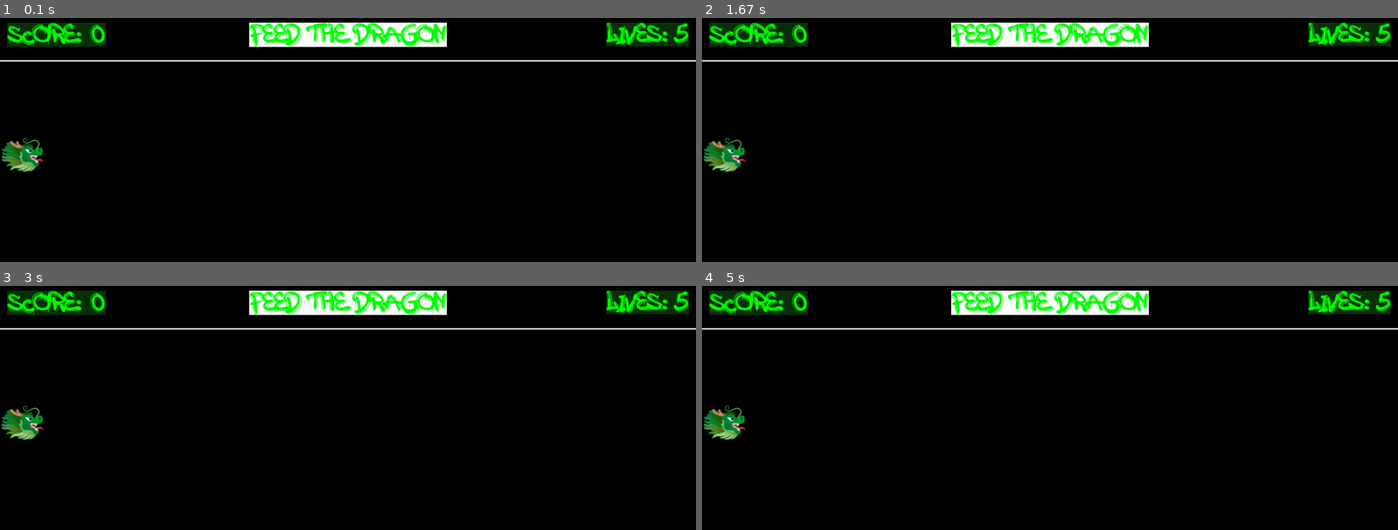
Above: before the commit, frames 1-4 (two rows, left to right).
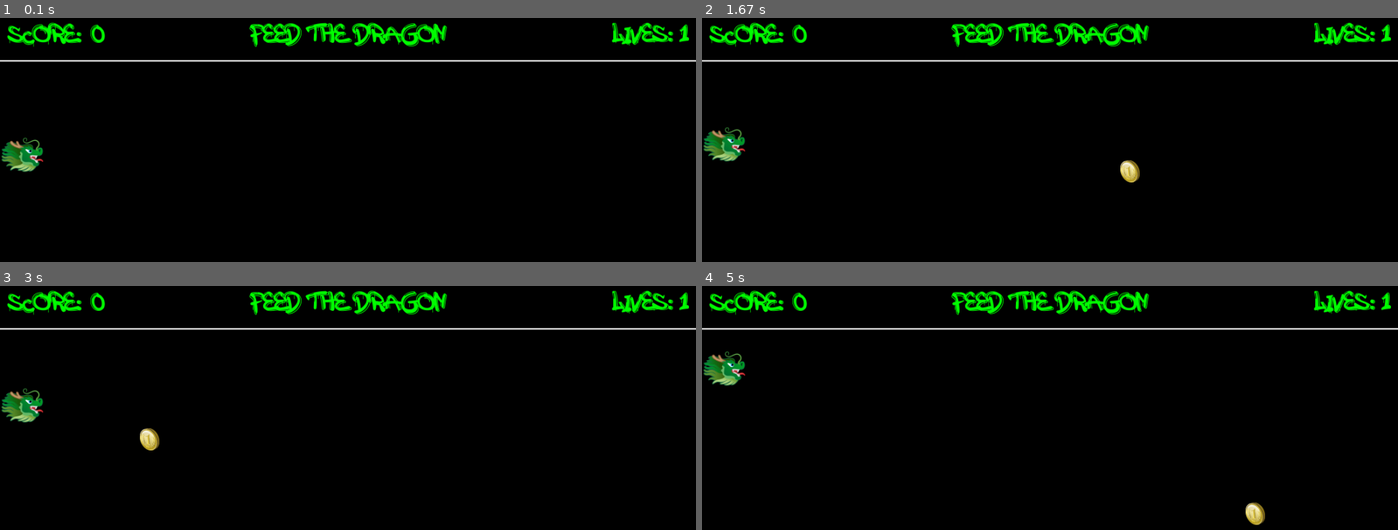
Above: after the commit, the same moments.

Repository: bezhio1987/pygame-feed-the-dragon
Game: pygame game, started from game1FeedTheDragon.py
Same seed, same stepped clock (60 frames per second), same inputs: the game is played once before the commit and once after it.
Inputs:
- Up to frame 1 (0.1 s): no input
- Up to frame 2 (1.67 s): hold S 0.33-0.8 s; hold Up 0.33-0.8 s; hold Up 0.83-1.3 s; hold S 1.33-1.63 s
- Up to frame 3 (3 s): hold Up 1.67-2.03 s; hold S 2.07-2.43 s; hold Up 2.47-2.77 s; hold S from 2.8 s (still down)
- Up to frame 4 (5 s): release S at 3.1 s; hold Up 3.13-3.5 s; hold S 3.53-3.9 s; hold Up 3.93-4.23 s; hold S 4.27-4.57 s; hold Up 4.6-4.97 s

The runs differ from the first frame. In frame 1, 4.2% of the frame differs, in the area x 1-99%, y 1-13%; in frame 2, 5.3%; in frame 3, 5.4%; in frame 4, 5.6%, in the area x 0-99%, y 1-99%.

Commit message:
finishing the game

Diff:
--- a/game1FeedTheDragon.py
+++ b/game1FeedTheDragon.py
@@ -20,7 +20,7 @@
 
 #set game values
 PLAYER_VELOCITY = 5
-PLAYER_STARTER_LIVES = 5
+PLAYER_STARTER_LIVES = 1
 COIN_STARTTIGN_VELOCITY = 5
 COIN_ACCELERATION = 0.5  # coin will speed up
 BUFFER_DISTANCE = 100 # while it goes off the screen
@@ -39,15 +39,15 @@
 font = pygame.font.Font('AttackGraffiti.ttf', 32)
 
 #set text
-score_text = font.render("Score: "+str(score), True, GREEN, DARKGREEN)
+score_text = font.render("Score: "+str(score), True, GREEN, BLACK)
 score_rect = score_text.get_rect()
 score_rect.topleft = (10,10)
 
-player_lives_text = font.render("Lives: "+str(player_lives), True, GREEN, DARKGREEN)
+player_lives_text = font.render("Lives: "+str(player_lives), True, GREEN, BLACK)
 player_lives_rect = player_lives_text.get_rect()
 player_lives_rect.topright = (WINDOW_WIDTH-10,10)
 
-title_text = font.render("Feed the dragon", True, GREEN, WHITE)
+title_text = font.render("Feed the dragon", True, GREEN, BLACK)
 title_rect = title_text.get_rect()
 title_rect.centerx = WINDOW_WIDTH//2
 title_rect.y = 10
@@ -79,6 +79,7 @@
 
 
 #the main game loop
+pygame.mixer.music.play(-1,0.0)
 running = True
 while running:
     #lopp through a list of ecents
@@ -92,18 +93,60 @@
     #get the list of keys pressed on keyboared
     keys = pygame.key.get_pressed()
 
-    #move the dragon continiously
-    # if keys[pygame.K_UP] or keys[pygame.K_w] and dragon_rect.top > 0:
-    #     dragon_rect.y -= VELOCITY
-    # if keys[pygame.K_DOWN]or keys[pygame.K_s] and dragon_rect.bottom < WINDOW_HEIGHT:
-    #     dragon_rect.y += VELOCITY
-    # if keys[pygame.K_RIGHT] or keys[pygame.K_d] and dragon_rect.right < WINDOW_WIDTH:
-    #     dragon_rect.x += VELOCITY
-    # if keys[pygame.K_LEFT] or keys[pygame.K_a] and dragon_rect.left > 0:
-    #     dragon_rect.x -= VELOCITY
+    if (keys[pygame.K_UP] or keys[pygame.K_w]) and player_rect.y > 64 :
+        player_rect.y -= PLAYER_VELOCITY
+
+    if (keys[pygame.K_DOWN] or keys[pygame.K_s]) and player_rect.y < WINDOW_HEIGHT - 32:
+        player_rect.y += PLAYER_VELOCITY
 
 
+    #move the coin
+    if coin_rect.x < 0:
+        #player missed teh coin
+        player_lives -= 1
+        miss_sound.play()
+        coin_rect.x = WINDOW_WIDTH + BUFFER_DISTANCE
+        coin_rect.y = random.randint(64, WINDOW_HEIGHT - 32)
+    else:
+        #move the coin
+        coin_rect.x -= coin_velocity
+
     #check for collison between two rects
+    if player_rect.colliderect(coin_rect):
+        score += 1
+        coin_sound.play()
+        coin_velocity += COIN_ACCELERATION
+        coin_rect.x = WINDOW_WIDTH + BUFFER_DISTANCE
+        coin_rect.y = random.randint(64, WINDOW_HEIGHT - 32)
+
+
+    #update text for score and lives
+    score_text = font.render("Score: "+str(score), True, GREEN, BLACK)
+    player_lives_text = font.render("Lives: "+str(player_lives), True, GREEN, BLACK)
+
+    #check for game over
+    if player_lives == 0:
+            display_surface.blit(game_over_text, game_over_rect)
+            display_surface.blit(continue_text, continue_rect)
+            pygame.display.update()
+
+            #pause the game until player presses a key and reset the game
+            pygame.mixer.music.stop()
+            is_paused = True
+            while is_paused:
+                for event in pygame.event.get():
+                    if event.type == pygame.KEYDOWN:
+                        score = 0
+                        player_lives = PLAYER_STARTER_LIVES
+                        player_rect.y = WINDOW_HEIGHT//2
+                        coin_velocity = COIN_STARTTIGN_VELOCITY
+                        pygame.mixer.music.play(-1, 0.0)
+                        is_paused = False
+                    #the player wants to quit
+                    if event.type == pygame.QUIT:
+                        is_paused = False
+                        running = False
+
 
 
      #fill the display to cover the old images
